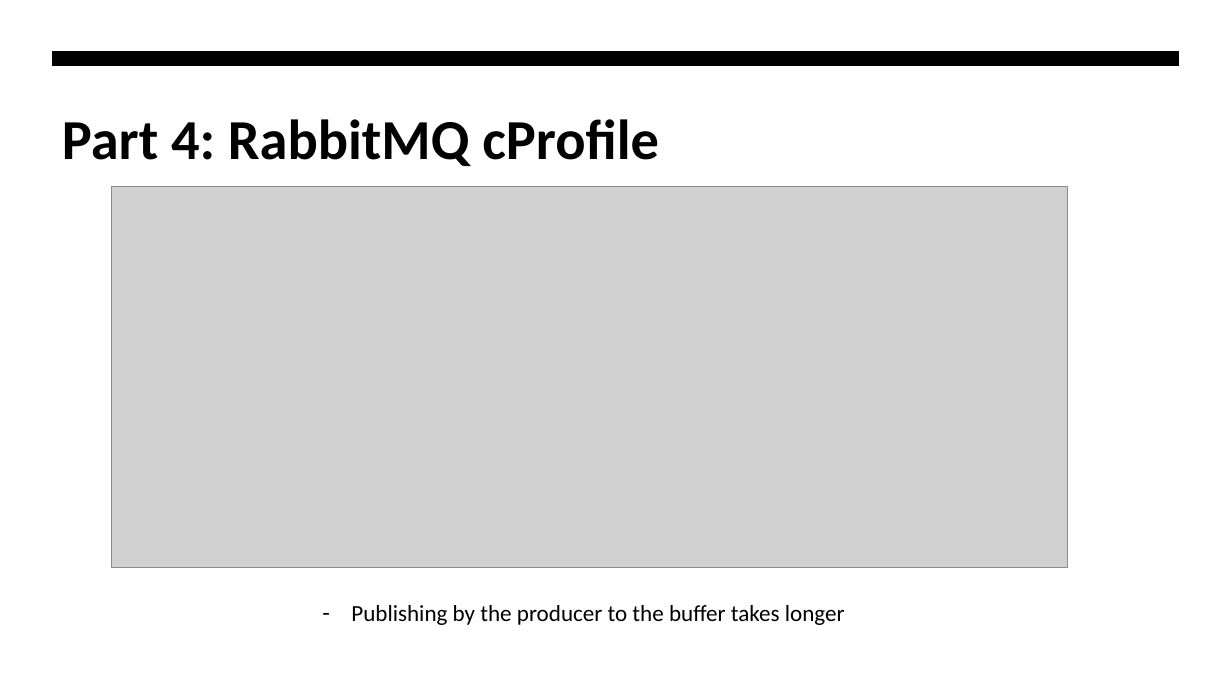
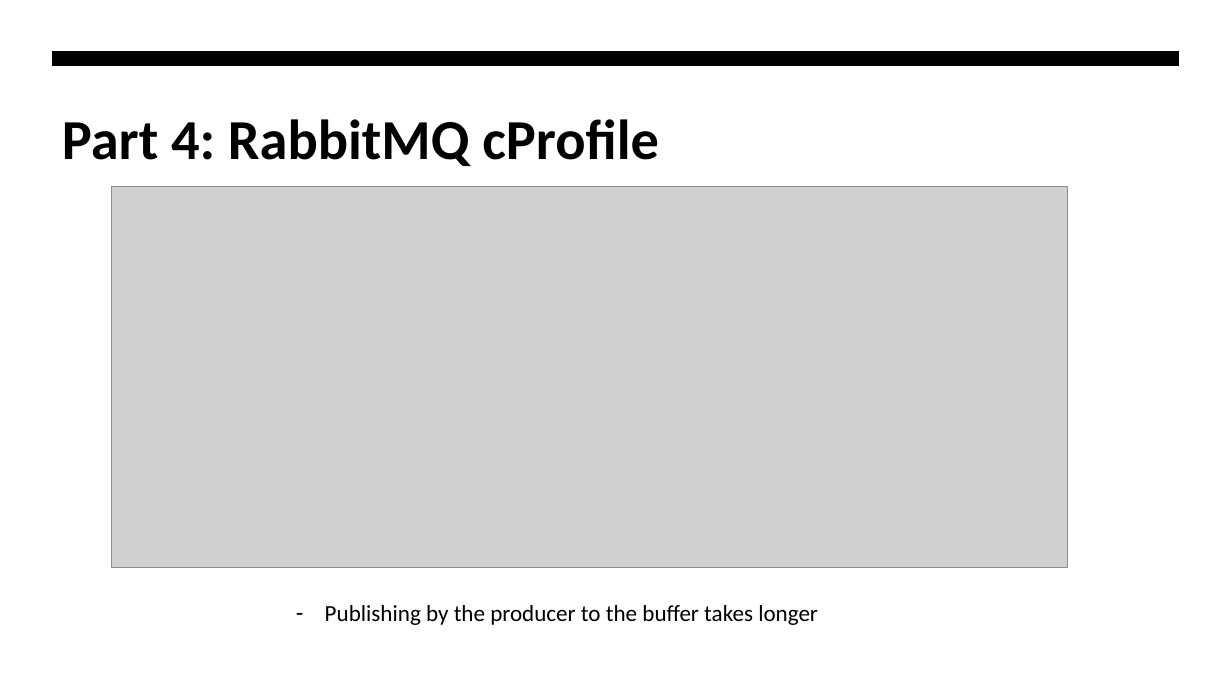
Before and after one commit to fhnw-hpc/fs26-mc1-shwetavbehera, a slide deck: slide 12 of HPC_MC1.pptx. Drawn at 1232x693 pixels with LibreOffice and Linux fonts; fonts in the diff are those of the drawing; grey boxes stand for pictures. Boxes give left, top, right and bottom in pixels: in the first picture for what was removed or moved away, otherwise in the second. Text is boxed around its words. In the diff, an @@ line names an element or a change of style, - is before the commit and + after.

```diff
--- a/HPC_MC1.pptx
+++ b/HPC_MC1.pptx
@@ text "Publishing by the producer to ...": place and size @@
-text "Publishing by the producer to ..." at <box>351,605,845,625</box>
+text "Publishing by the producer to ..." at <box>325,605,818,625</box>
```
Also in this commit, not shown: 3 other slides changed, 1 other file.
